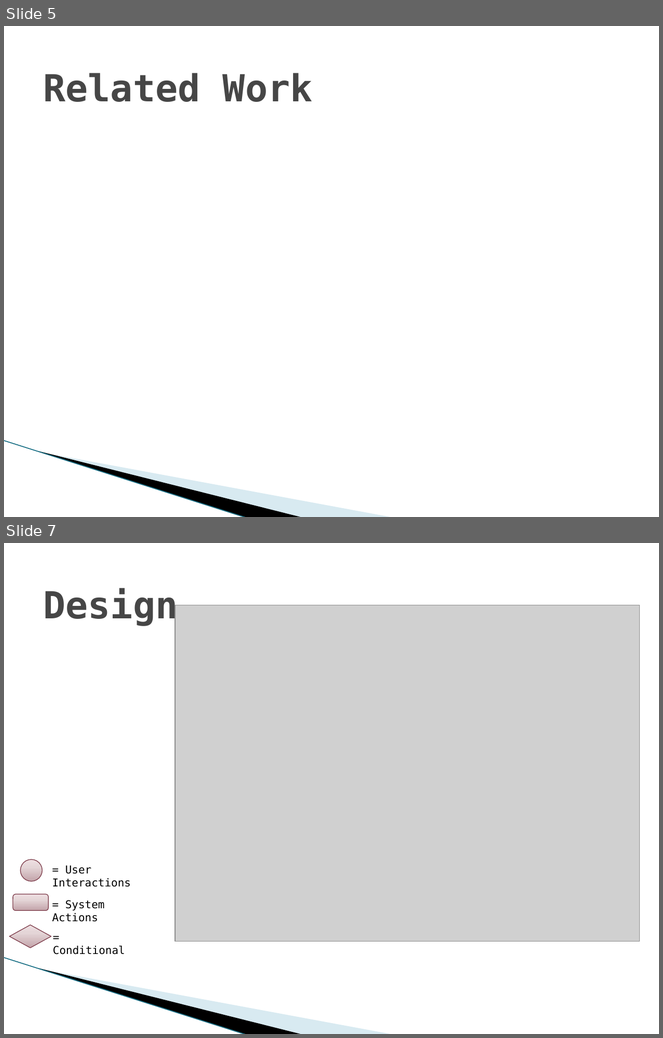
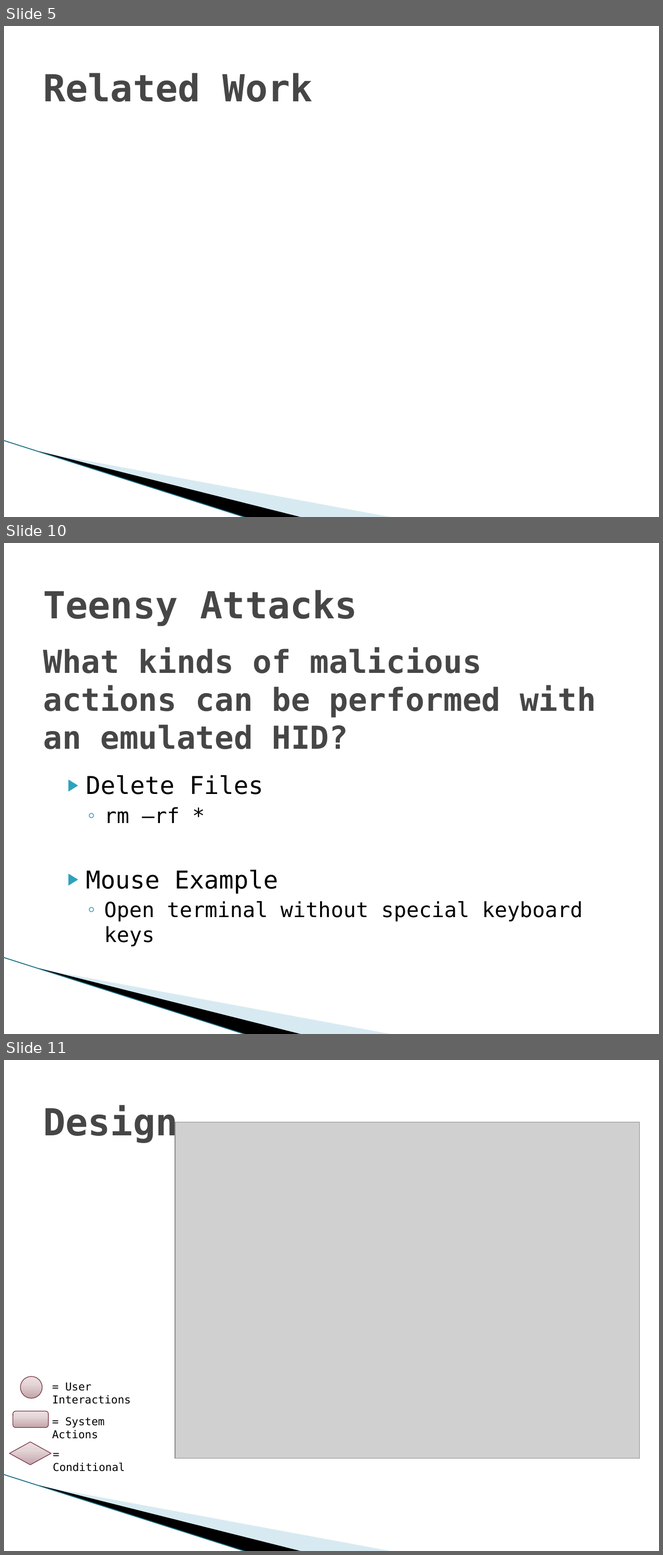
Before and after one commit to vfasburg/cse_825, a slide deck: Project/Final_Project_Presentation_Fasburg_Reiff_Thomas.pptx. Shown one above the other, each under a label of ours: slides 5 and 7 before the commit, slides 5, 10 and 11 after it; the slides between them are not shown. The pictures are 663x1038 and 663x1555 pixels, drawn with LibreOffice and Linux fonts; fonts in the diff are those of the drawing; grey boxes stand for pictures; background and template pictures are left out. Boxes give left, top, right and bottom in pixels: in the first picture for what was removed or moved away, otherwise in the second. Text is boxed around its words. In the diff, an @@ line names an element or a change of style, - is before the commit and + after.

```diff
--- a/Project/Final_Project_Presentation_Fasburg_Reiff_Thomas.pptx
+++ b/Project/Final_Project_Presentation_Fasburg_Reiff_Thomas.pptx
@@ slide 10 added at (4, 543, 659, 1034), background #FFFFFF; not listed: 3 template elements that a slide beside it also shows @@
@@ title added at (43, 590, 358, 626), 41 pt, text #464646, bold @@
+Teensy Attacks
@@ text added at (43, 648, 596, 749), 34.9 pt, text #464646, bold @@
+What kinds of malicious actions can be performed with an emulated HID?
@@ text added at (86, 775, 583, 947), 23 pt, text #000000 @@
+▶ Delete Files
+  ◦ rm –rf *
+▶ Mouse Example
+  ◦ Open terminal without special keyboard keys
@@ what was slide 7 is now slide 11 @@
```
Also in this commit, not shown: 1 slide changed, 5 other slides added, 4 slides removed.
